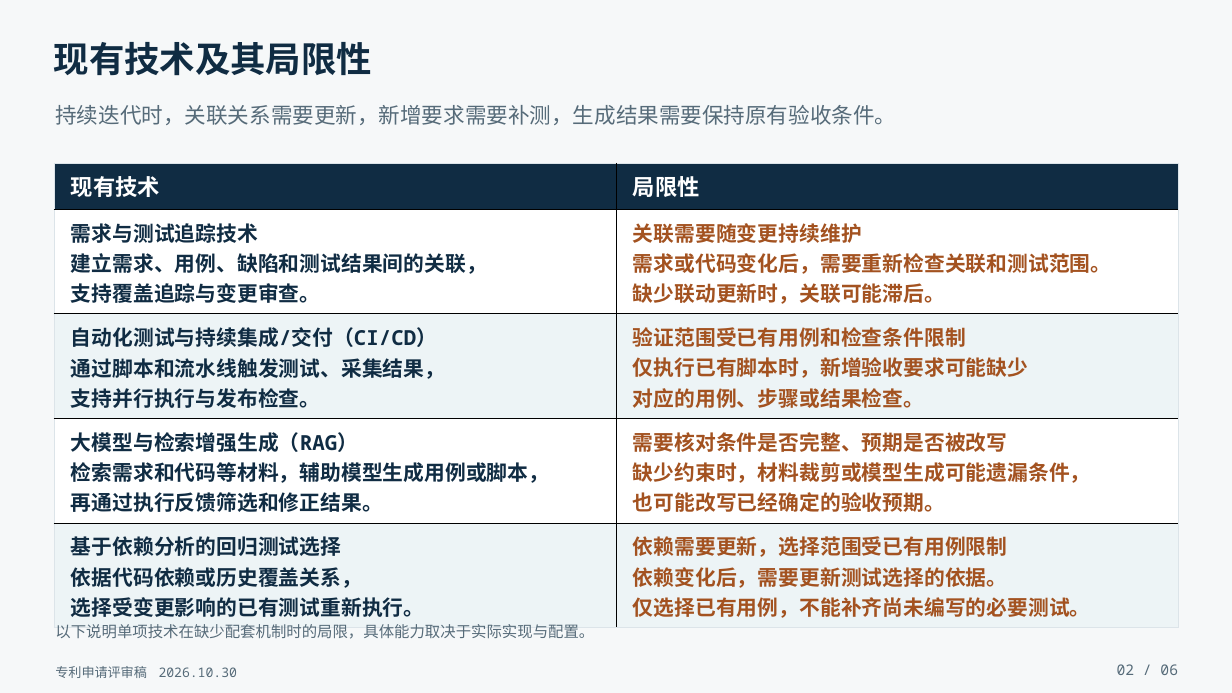
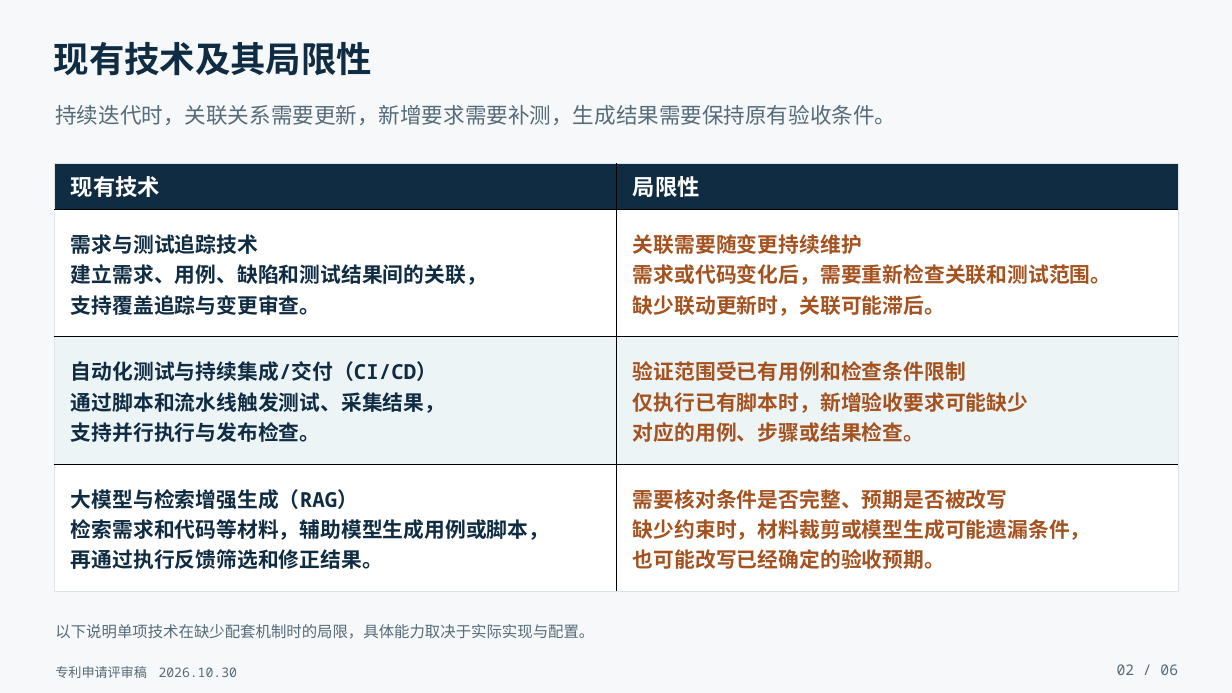
Before and after one commit to kunben-duck/nasus, a slide deck: slide 2 of docs/patents/nasus-art-v2/presentation/Nasus_专利申请评审_9页_20261029_v2.pptx. Drawn at 1232x693 pixels with LibreOffice and Linux fonts; fonts in the diff are those of the drawing. Boxes give left, top, right and bottom in pixels: in the first picture for what was removed or moved away, otherwise in the second. Text is boxed around its words. In the diff, an @@ line names an element or a change of style, - is before the commit and + after.

Commit message:
docs: remove fourth prior-art item from patent presentation

```diff
--- a/docs/patents/nasus-art-v2/presentation/Nasus_专利申请评审_9页_20261029_v2.pptx
+++ b/docs/patents/nasus-art-v2/presentation/Nasus_专利申请评审_9页_20261029_v2.pptx
@@ table at (x1=54, y1=163, x2=1177, y2=591) @@
-row 5: 基于依赖分析的回归测试选择 / 依据代码依赖或历史覆盖关系， / 选择受变更影响的已有测试重新执行。 | 依赖需要更新，选择范围受已有用例限制 / 依赖变化后，需要更新测试选择的依据。 / 仅选择已有用例，不能补齐尚未编写的必要测试。
```
Also in this commit, not shown: 1 other file.
